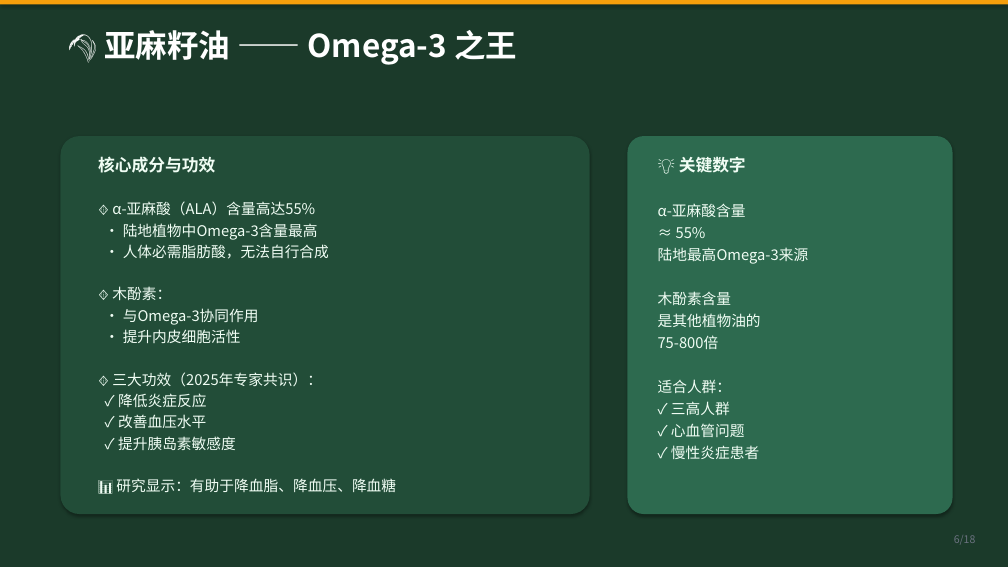
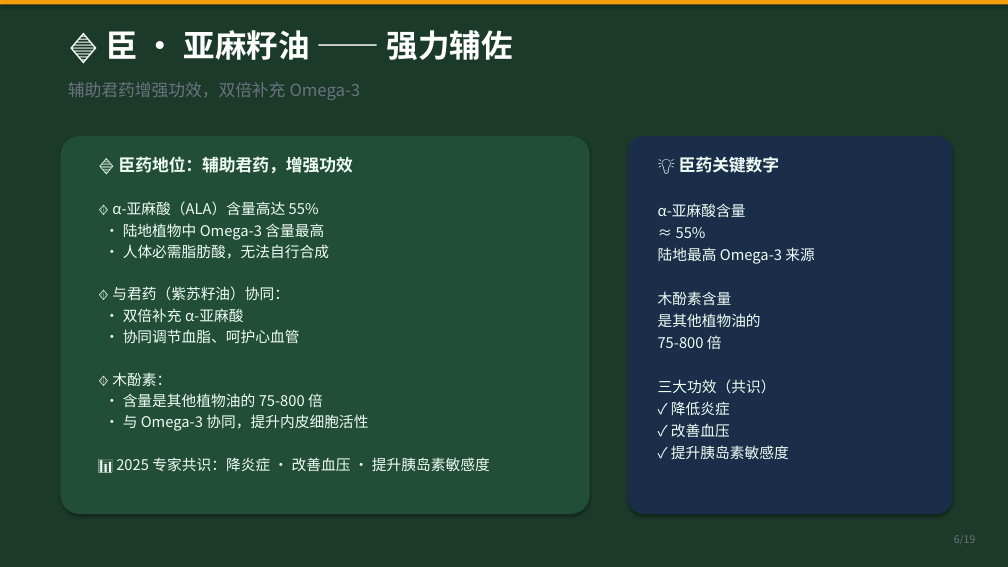
Before and after one commit to unclefrankie422/boyboy-manager, a slide deck: slide 6 of why-four-seed-oil.pptx. Drawn at 1008x567 pixels with LibreOffice and Linux fonts; fonts in the diff are those of the drawing. Boxes give left, top, right and bottom in pixels: in the first picture for what was removed or moved away, otherwise in the second. Text is boxed around its words. In the diff, an @@ line names an element or a change of style, - is before the commit and + after.

Commit message:
四籽油丸PPT v2：按君臣佐使配伍理论重新排列四种油顺序（君紫苏·臣亚麻·佐山茶·使葡萄），新增配伍理论专页，19页

```diff
--- a/why-four-seed-oil.pptx
+++ b/why-four-seed-oil.pptx
@@ text at [106,30,513,60]: text changed @@
-🌾 亚麻籽油 —— Omega-3 之王
+🔷 臣 · 亚麻籽油 —— 强力辅佐
@@ text added at [68,82,361,100], 16 pt, text #6B7280 @@
+辅助君药增强功效，双倍补充 Omega-3
@@ rounded rectangle at [628,136,953,514]: fill #2D6A4F to #1A2E4A @@
@@ text at [112,156,353,240]: text changed @@
-核心成分与功效
-🔸 α-亚麻酸（ALA）含量高达55%
-• 陆地植物中Omega-3含量最高
+🔷 臣药地位：辅助君药，增强功效
+🔸 α-亚麻酸（ALA）含量高达 55%
+• 陆地植物中 Omega-3 含量最高
@@ text at [658,156,789,459]: spaces changed @@
-陆地最高Omega-3来源
+陆地最高 Omega-3 来源
@@ text at [679,156,779,173]: text changed @@
-💡 关键数字
+💡 臣药关键数字
@@ text at [112,286,300,343]: paragraphs added @@
+🔸 与君药（紫苏籽油）协同：
+• 双倍补充 α-亚麻酸
+• 协同调节血脂、呵护心血管
@@ text at [658,335,789,459]: text changed @@
-75-800倍
-适合人群：
-✓ 三高人群
-✓ 心血管问题
-✓ 慢性炎症患者
+75-800 倍
+三大功效（共识）
+✓ 降低炎症
+✓ 改善血压
+✓ 提升胰岛素敏感度
@@ text at [116,393,490,471]: text changed @@
-• 与Omega-3协同作用
-• 提升内皮细胞活性
-🔸 三大功效（2025年专家共识）：
-✓ 降低炎症反应
-✓ 改善血压水平
-✓ 提升胰岛素敏感度
-📊 研究显示：有助于降血脂、降血压、降血糖
+• 含量是其他植物油的 75-800 倍
+• 与 Omega-3 协同，提升内皮细胞活性
+📊 2025 专家共识：降炎症 · 改善血压 · 提升胰岛素敏感度
```
Also in this commit, not shown: 16 other slides changed, 2 slides added, 1 slide removed, 1 other file.
